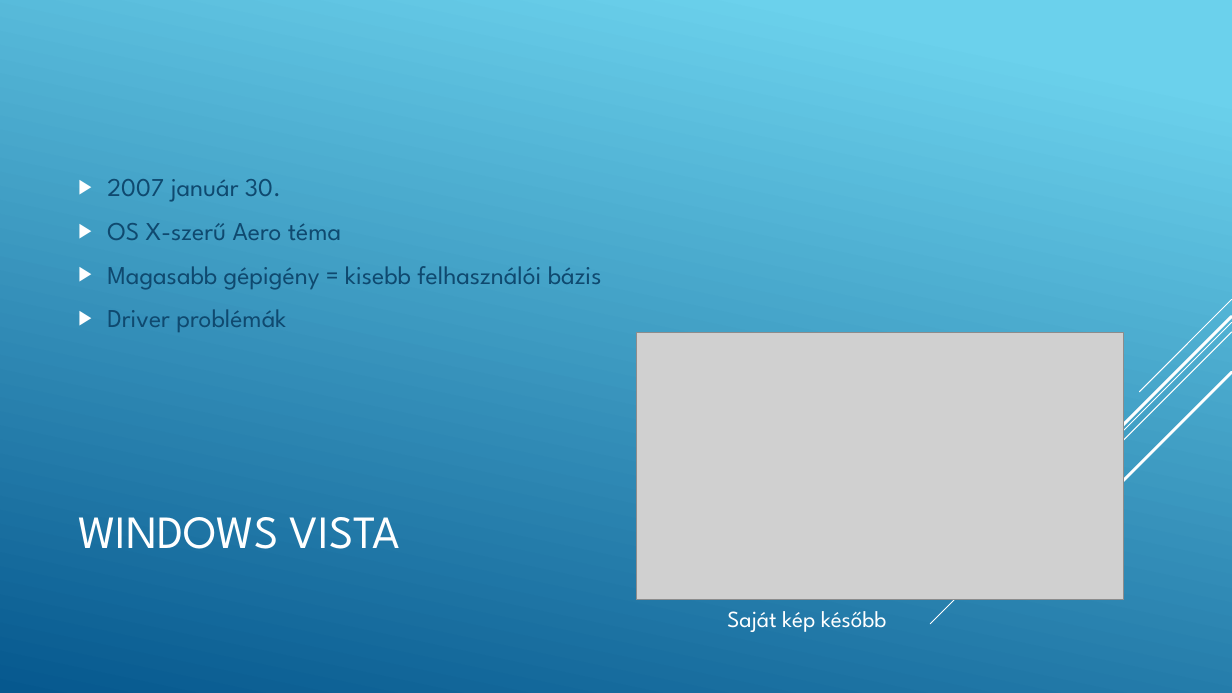
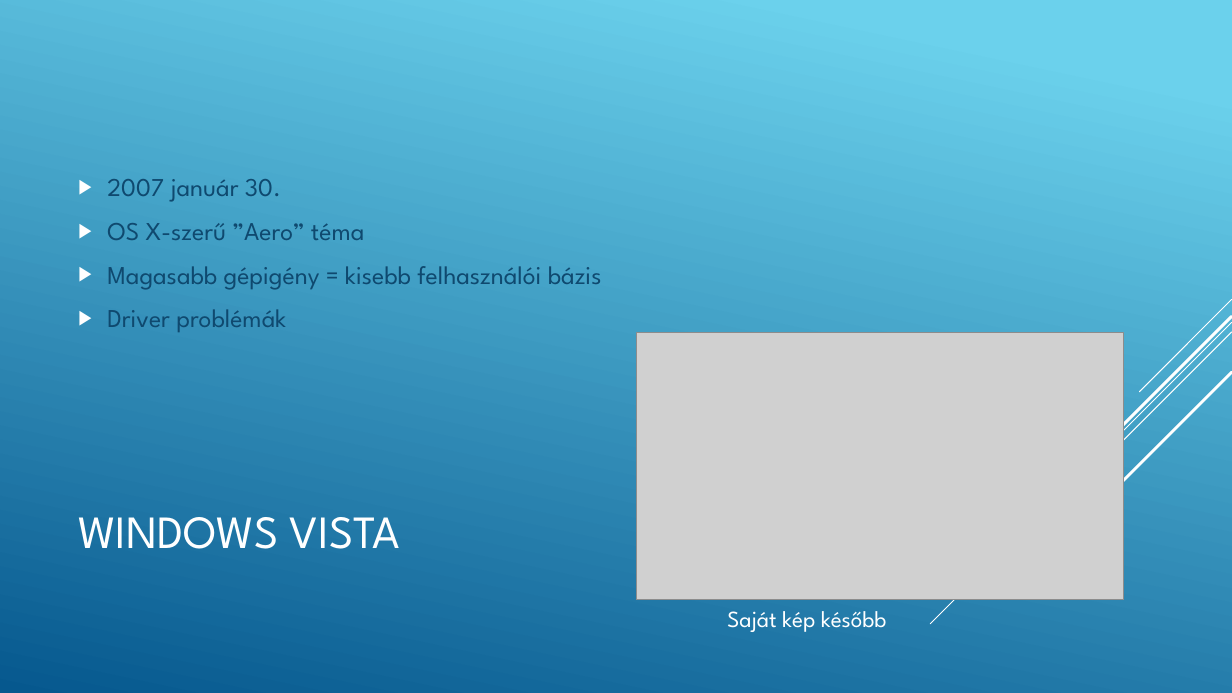
Before and after one commit to Martinanevem/ppt, a slide deck: slide 6 of A Windows történelme.pptx. Drawn at 1232x693 pixels with LibreOffice and Linux fonts; fonts in the diff are those of the drawing; grey boxes stand for pictures. Boxes give left, top, right and bottom in pixels: in the first picture for what was removed or moved away, otherwise in the second. Text is boxed around its words. In the diff, an @@ line names an element or a change of style, - is before the commit and + after.

Commit message:
tartalmi módosítás

```diff
--- a/A Windows történelme.pptx
+++ b/A Windows történelme.pptx
@@ text at <box>107,223,364,240</box>: text changed @@
-▶ OS X-szerű Aero téma
+▶ OS X-szerű ”Aero” téma
```
